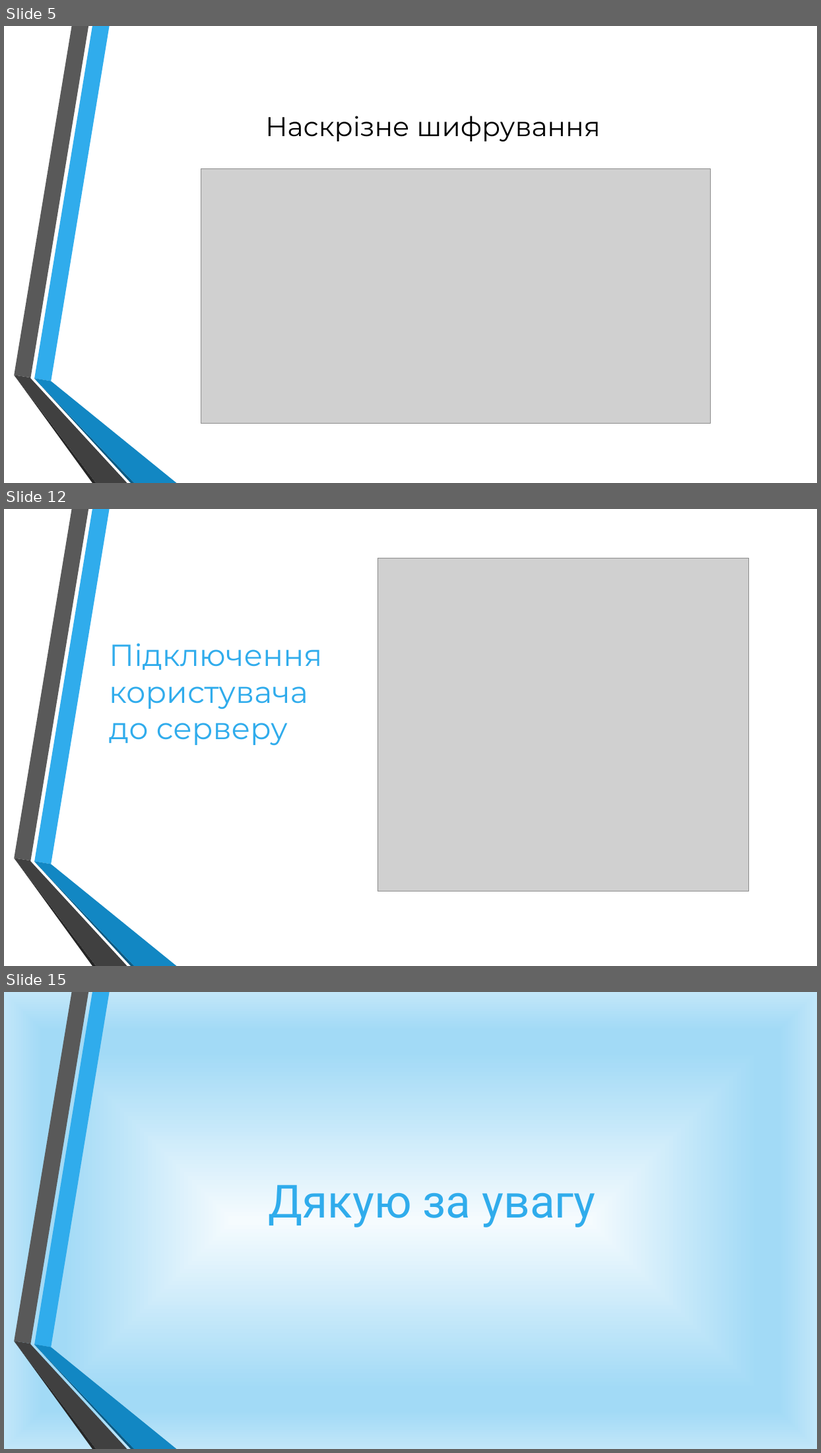
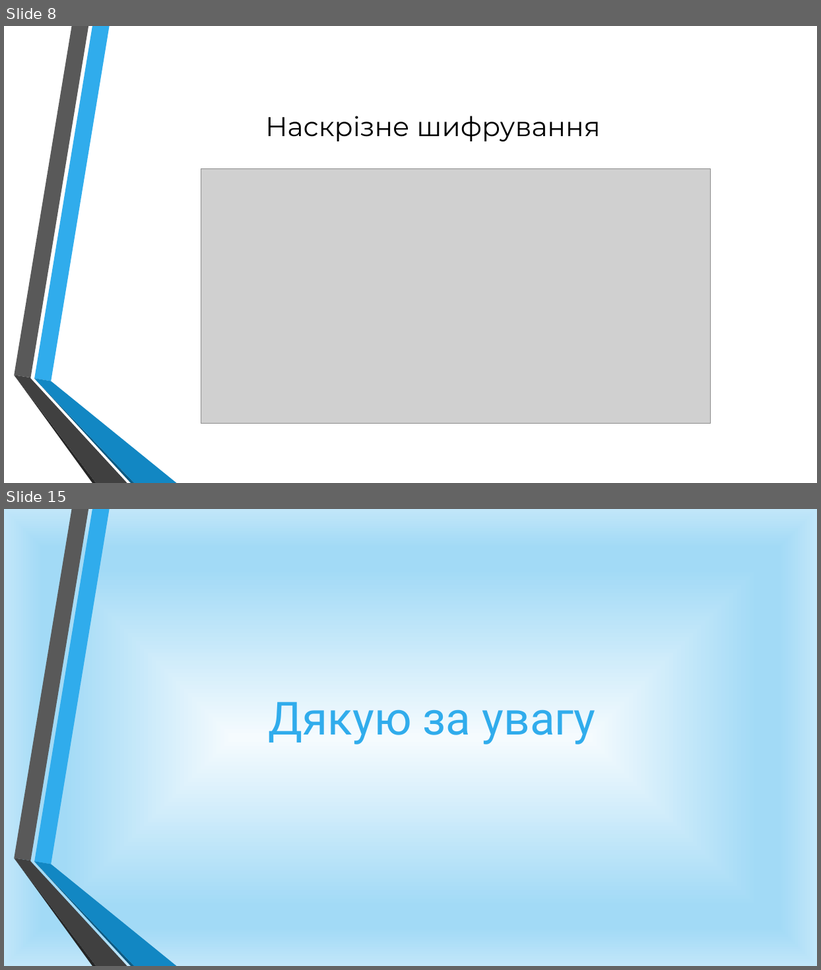
Before and after one commit to martseniukbohdan/diplom, a slide deck: ____Презентации/Марценюк.pptx. Shown one above the other, each under a label of ours: slides 5, 12 and 15 before the commit, slides 8 and 15 after it; the slides between them are not shown. The pictures are 821x1453 and 821x970 pixels, drawn with LibreOffice and Linux fonts; fonts in the diff are those of the drawing; grey boxes stand for pictures; background and template pictures are left out. Boxes give left, top, right and bottom in pixels: in the first picture for what was removed or moved away, otherwise in the second. Text is boxed around its words. In the diff, an @@ line names an element or a change of style, - is before the commit and + after.

```diff
--- a/____Презентации/Марценюк.pptx
+++ b/____Презентации/Марценюк.pptx
@@ slide 12 removed at box(4, 509, 817, 966), background picture (left out); not listed: 6 template elements that a slide beside it also shows @@
@@ picture removed at box(378, 559, 748, 892) @@
@@ title removed at box(109, 643, 322, 745) @@
-Підключення користувача до серверу
@@ what was slide 5 is now slide 8 @@
```
Also in this commit, not shown: 3 slides changed, 8 slides added, 7 other slides removed, 48 other files.
